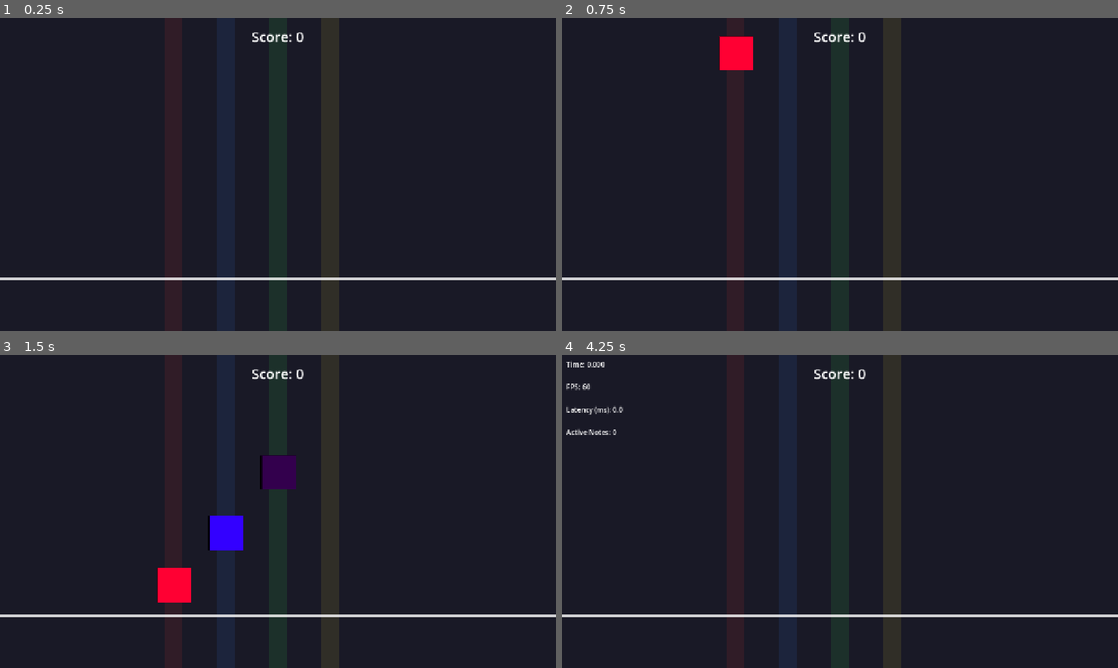
Above: before the commit, frames 1-4 (two rows, left to right).
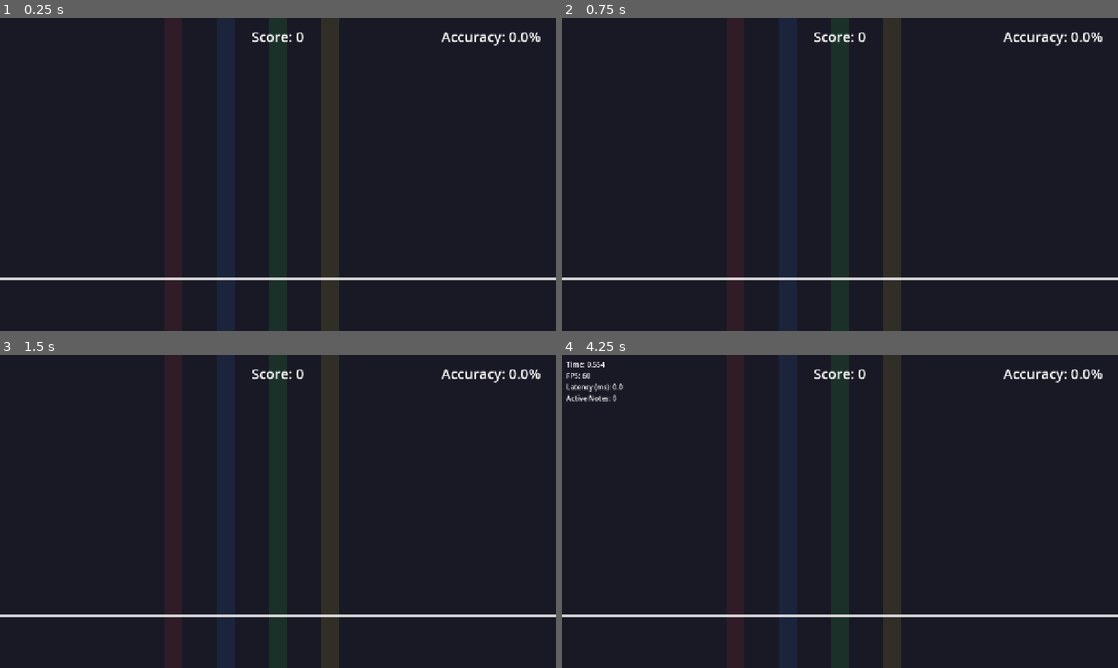
Above: after the commit, the same moments.

Repository: check5004/godot-first-game
Game: Godot game, scene res://scenes/Game.tscn
Two runs of this game, one before a commit and one after it. Both use one fixed random seed, a clock stepped at 60 frames per second and the inputs below.
Inputs:
- Up to frame 1 (0.25 s): no input
- Up to frame 2 (0.75 s): tap Enter at 0.5 s; hold D from 0.53 s (still down); tap F at 0.6 s
- Up to frame 3 (1.5 s): release D at 1.28 s; tap J at 1.35 s
- Up to frame 4 (4.25 s): hold D 2.03-3.53 s; tap K at 2.1 s; tap Space at 2.75 s; tap F at 2.85 s; tap Enter at 3.5 s; tap J at 3.6 s; tap F1 (toggle_debug) at 4.15 s

The runs differ from the first frame. In frame 1, 0.3% of the frame differs, in the area x 79-98%, y 4-9%; in frame 2, 1.0%; in frame 3, 2.4%, in the area x 28-98%, y 4-80%; in frame 4, 0.8%.

Commit message:
feat: UI実装フェーズの完了と関連タスクの更新
* UI実装フェーズの全タスクを完了し、タスク文書を更新
* 判定システムの調整を行い、判定ウィンドウを緩和
* UI要素（判定、精度、グレード）の表示ロジックを実装し、視覚的フィードバックを強化
* spec.jsonを更新し、フェーズを「implemented」に変更、実装完了を反映
* ドキュメントを整理し、実装完了日を記載

Diff:
--- a/scenes/Game.tscn
+++ b/scenes/Game.tscn
@@ -83,6 +83,35 @@
 text = "0 COMBO"
 horizontal_alignment = 1
 
+[node name="JudgementLabel" type="Label" parent="UI"]
+offset_left = 540.0
+offset_top = 300.0
+offset_right = 740.0
+offset_bottom = 360.0
+theme_override_font_sizes/font_size = 48
+text = "PERFECT"
+horizontal_alignment = 1
+visible = false
+
+[node name="AccuracyLabel" type="Label" parent="UI"]
+offset_left = 1000.0
+offset_top = 20.0
+offset_right = 1260.0
+offset_bottom = 60.0
+theme_override_font_sizes/font_size = 32
+text = "Accuracy: 0.0%"
+horizontal_alignment = 1
+
+[node name="GradeLabel" type="Label" parent="UI"]
+offset_left = 1000.0
+offset_top = 70.0
+offset_right = 1260.0
+offset_bottom = 130.0
+theme_override_font_sizes/font_size = 32
+text = "S"
+horizontal_alignment = 1
+visible = false
+
 [node name="DebugDisplay" type="Label" parent="UI"]
 offset_left = 10.0
 offset_top = 10.0
--- a/scripts/autoload/GameConfig.gd
+++ b/scripts/autoload/GameConfig.gd
@@ -2,10 +2,10 @@
 extends Node
 
 # ===== タイミング判定ウィンドウ（秒） =====
-const PERFECT_WINDOW: float = 0.025  # ±25ms
-const GOOD_WINDOW: float = 0.050     # ±50ms
-const OK_WINDOW: float = 0.080       # ±80ms
-const MISS_WINDOW: float = 0.150     # ±150ms（これ以上は無視）
+const PERFECT_WINDOW: float = 0.050  # ±50ms（緩和）
+const GOOD_WINDOW: float = 0.100     # ±100ms（緩和）
+const OK_WINDOW: float = 0.150       # ±150ms（緩和）
+const MISS_WINDOW: float = 0.200     # ±200ms（MISS判定ウィンドウ）
 
 # ===== スコアリング =====
 const SCORE_PERFECT: int = 100
--- a/scripts/game/Game.gd
+++ b/scripts/game/Game.gd
@@ -6,14 +6,12 @@
 # 状態
 var precise_time_sec: float = 0.0
 var current_chart: Dictionary = {}
-var debug_mode: bool = false
 
 # ノード参照
 @onready var music_player := $MusicPlayer as AudioStreamPlayer
 @onready var note_spawner := $NoteSpawner as Node2D
 @onready var judgement_system := $JudgementSystem as Node
 @onready var ui := $UI as CanvasLayer
-@onready var debug_display := $UI/DebugDisplay as Label
 
 ## 初期化処理
 ## 事前条件: ChartLoader, ScoreManagerがAutoLoad登録済み
@@ -46,10 +44,6 @@
 
 	music_player.stream = audio_stream
 
-	# デバッグ表示の初期化
-	if debug_display:
-		debug_display.visible = debug_mode
-
 	# 短い遅延後に音楽再生開始
 	await get_tree().create_timer(0.5).timeout
 	music_player.play()
@@ -73,34 +67,10 @@
 	note_spawner.update_time(precise_time_sec)
 	judgement_system.update_time(precise_time_sec)
 
-	# デバッグ表示更新
-	if debug_mode:
-		_update_debug_display()
-
-## デバッグ表示更新
-## 事前条件: GameConfig.debug_mode == true
-## 事後条件: DebugDisplay.text更新
-func _update_debug_display() -> void:
-	if debug_display == null:
-		return
-
-	var fps := Engine.get_frames_per_second()
-	var latency_ms := AudioServer.get_output_latency() * 1000.0
-	var active_notes: int = note_spawner.get_active_note_count()
-
-	debug_display.text = "Time: %.3f\nFPS: %d\nLatency (ms): %.1f\nActive Notes: %d" % [
-		precise_time_sec,
-		fps,
-		latency_ms,
-		active_notes
-	]
-
 ## デバッグ切替入力処理
 ## 事前条件: "toggle_debug" アクション定義済み
-## 事後条件: GameConfig.debug_mode反転、表示切替
+## 事後条件: GameConfig.debug_mode反転
 func _input(event: InputEvent) -> void:
 	if event.is_action_pressed("toggle_debug"):
-		debug_mode = not debug_mode
-		if debug_display:
-			debug_display.visible = debug_mode
-		print("Debug mode: ", debug_mode)
+		GameConfig.debug_mode = not GameConfig.debug_mode
+		print("Debug mode: ", GameConfig.debug_mode)
--- a/scripts/game/JudgementSystem.gd
+++ b/scripts/game/JudgementSystem.gd
@@ -75,15 +75,24 @@
 		judgement = "GOOD"
 	elif abs_delta <= GameConfig.OK_WINDOW:
 		judgement = "OK"
+	elif abs_delta <= GameConfig.MISS_WINDOW:
+		# MISS判定ウィンドウ内：ノーツを消してMISS判定
+		judgement = "MISS"
 	else:
-		# ウィンドウ外（無視）
+		# MISS判定ウィンドウ外（完全に早すぎる/遅すぎる）：無視
 		return
 
-	# 判定成功時のログ（デバッグ用）
+	# 判定ログ（デバッグ用）
 	print("Lane %d: %s (delta: %.3fs)" % [lane_index, judgement, delta_time])
 
 	# ScoreManagerに判定結果を通知
 	ScoreManager.add_judgement(judgement, delta_time)
 
 	# ノートのヒット処理を呼び出し
-	closest_note.hit(judgement)
+	if judgement == "MISS":
+		# MISS時は即座に削除（視覚的フィードバック）
+		closest_note.is_hit = true
+		closest_note.queue_free()
+	else:
+		# 通常のヒット処理
+		closest_note.hit(judgement)
--- a/scripts/game/NoteSpawner.gd
+++ b/scripts/game/NoteSpawner.gd
@@ -12,7 +12,11 @@
 var active_notes: Array[Node] = []
 
 # 設定
-var spawn_lead_time: float = 2.0  # ノート先行生成時間（秒）
+# ノート先行生成時間を正しく計算: 移動距離 ÷ 速度
+# 移動距離: 650px（y=-50 → y=600）
+# 速度: 600px/s
+# 時間: 650 ÷ 600 = 1.083秒 → 余裕を持って1.1秒
+var spawn_lead_time: float = 1.1  # ノート先行生成時間（秒）
 
 ## 譜面データ設定
 ## 事前条件: chart_dataに有効なmetadata（bpm, offset_sec）とnotesを含む
--- a/scripts/ui/UIController.gd
+++ b/scripts/ui/UIController.gd
@@ -6,6 +6,13 @@
 # ノード参照
 @onready var score_label := $ScoreLabel as Label
 @onready var combo_label := $ComboLabel as Label
+@onready var judgement_label := $JudgementLabel as Label
+@onready var accuracy_label := $AccuracyLabel as Label
+@onready var grade_label := $GradeLabel as Label
+@onready var debug_display := $DebugDisplay as Label
+
+# アニメーション管理
+var current_judgement_tween: Tween = null
 
 ## 初期化
 ## 事前条件: ScoreManagerがAutoLoad登録済み
@@ -14,10 +21,24 @@
 	# ScoreManagerのシグナルに接続
 	ScoreManager.score_updated.connect(_on_score_updated)
 	ScoreManager.combo_changed.connect(_on_combo_changed)
+	ScoreManager.judgement_made.connect(_on_judgement_made)
+	ScoreManager.accuracy_updated.connect(_on_accuracy_updated)
 
 	# 初期表示
 	_on_score_updated(0)
 	_on_combo_changed(0)
+
+	# 判定ラベルは非表示
+	if judgement_label:
+		judgement_label.visible = false
+
+	# 精度ラベルは初期値表示
+	if accuracy_label:
+		accuracy_label.text = "Accuracy: 0.0%"
+
+	# グレードラベルは非表示
+	if grade_label:
+		grade_label.visible = false
 
 ## スコア更新ハンドラ
 ## 事前条件: new_score >= 0
@@ -38,3 +59,114 @@
 		combo_label.visible = true
 	else:
 		combo_label.visible = false
+
+## 判定更新ハンドラ
+## 事前条件: judgementが"PERFECT"/"GOOD"/"OK"/"MISS"のいずれか
+## 事後条件: 判定表示更新、色設定、フェードアウトアニメーション開始
+func _on_judgement_made(judgement: String, _delta_time: float) -> void:
+	if judgement_label == null:
+		return
+
+	# 既存のTweenアニメーションを停止
+	if current_judgement_tween != null and is_instance_valid(current_judgement_tween):
+		current_judgement_tween.kill()
+
+	# 判定テキストと色を設定
+	judgement_label.text = judgement
+	judgement_label.modulate = _get_judgement_color(judgement)
+	judgement_label.visible = true
+
+	# フェードアウトアニメーション（0.5秒）
+	current_judgement_tween = create_tween()
+	current_judgement_tween.tween_property(judgement_label, "modulate:a", 0.0, 0.5)
+	current_judgement_tween.finished.connect(_on_judgement_fade_complete)
+
+## 判定フェードアウト完了ハンドラ
+func _on_judgement_fade_complete() -> void:
+	if judgement_label:
+		judgement_label.visible = false
+		judgement_label.modulate.a = 1.0  # 透明度をリセット
+
+## 精度更新ハンドラ
+## 事前条件: 0.0 <= accuracy <= 100.0
+## 事後条件: accuracy_label.text更新、grade_label更新
+func _on_accuracy_updated(accuracy: float) -> void:
+	if accuracy_label == null or grade_label == null:
+		return
+
+	# 精度をクランプして表示
+	var clamped_accuracy := clampf(accuracy, 0.0, 100.0)
+	accuracy_label.text = "Accuracy: %.1f%%" % clamped_accuracy
+
+	# グレード取得と表示
+	var grade := ScoreManager.get_grade()
+	grade_label.text = grade
+	grade_label.modulate = _get_grade_color(grade)
+	grade_label.visible = true
+
+## 判定色取得ヘルパー
+## 事前条件: judgementが"PERFECT"/"GOOD"/"OK"/"MISS"のいずれか
+## 事後条件: 対応するColorオブジェクトを返す
+func _get_judgement_color(judgement: String) -> Color:
+	match judgement:
+		"PERFECT": return Color.GOLD
+		"GOOD": return Color.LIME_GREEN
+		"OK": return Color.ORANGE
+		"MISS": return Color.RED
+		_: return Color.WHITE  # デフォルト
+
+## グレード色取得ヘルパー
+## 事前条件: gradeが"S"/"A"/"B"/"C"/"D"のいずれか
+## 事後条件: 対応するColorオブジェクトを返す
+func _get_grade_color(grade: String) -> Color:
+	match grade:
+		"S": return Color.GOLD
+		"A": return Color.LIME_GREEN
+		"B": return Color.CYAN
+		"C": return Color.ORANGE
+		"D": return Color.RED
+		_: return Color.WHITE  # デフォルト
+
+## デバッグ情報更新（毎フレーム）
+## 事前条件: GameConfig.debug_mode定義済み
+## 事後条件: debug_mode=trueの場合のみdebug_display.text更新
+func _process(_delta: float) -> void:
+	# デバッグモード無効時は処理スキップ
+	if not GameConfig.debug_mode:
+		if debug_display:
+			debug_display.visible = false
+		return
+
+	# デバッグ表示が存在しない場合はスキップ
+	if debug_display == null:
+		return
+
+	# デバッグ表示を有効化
+	debug_display.visible = true
+
+	# Game.gdノード参照を取得
+	var game = get_node_or_null("../")
+	if game == null:
+		debug_display.text = "Time: N/A\nFPS: N/A\nLatency: N/A\nActive Notes: N/A"
+		return
+
+	# パフォーマンス指標を取得
+	var fps := Engine.get_frames_per_second()
+	var latency_ms := AudioServer.get_output_latency() * 1000.0
+
+	# Game.gdから時刻を取得
+	var precise_time: float = game.precise_time_sec if "precise_time_sec" in game else 0.0
+
+	# NoteSpawnerからアクティブノート数を取得
+	var note_spawner = game.get_node_or_null("NoteSpawner")
+	var active_notes: int = 0
+	if note_spawner and note_spawner.has_method("get_active_note_count"):
+		active_notes = note_spawner.get_active_note_count()
+
+	# デバッグ情報を表示
+	debug_display.text = "Time: %.3f\nFPS: %d\nLatency (ms): %.1f\nActive Notes: %d" % [
+		precise_time,
+		fps,
+		latency_ms,
+		active_notes
+	]
Not shown, changed: .kiro/specs/ui-implementation/spec.json
Not shown, changed: .kiro/specs/ui-implementation/tasks.md
Not shown, changed: docs/詳細設計書.md
